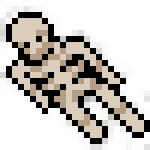
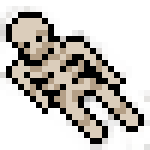
Revision of a layered 150 × 150 image; what changed, layer by layer:
painted on "Layer" over [left=132, top=120, right=150, bottom=144]
